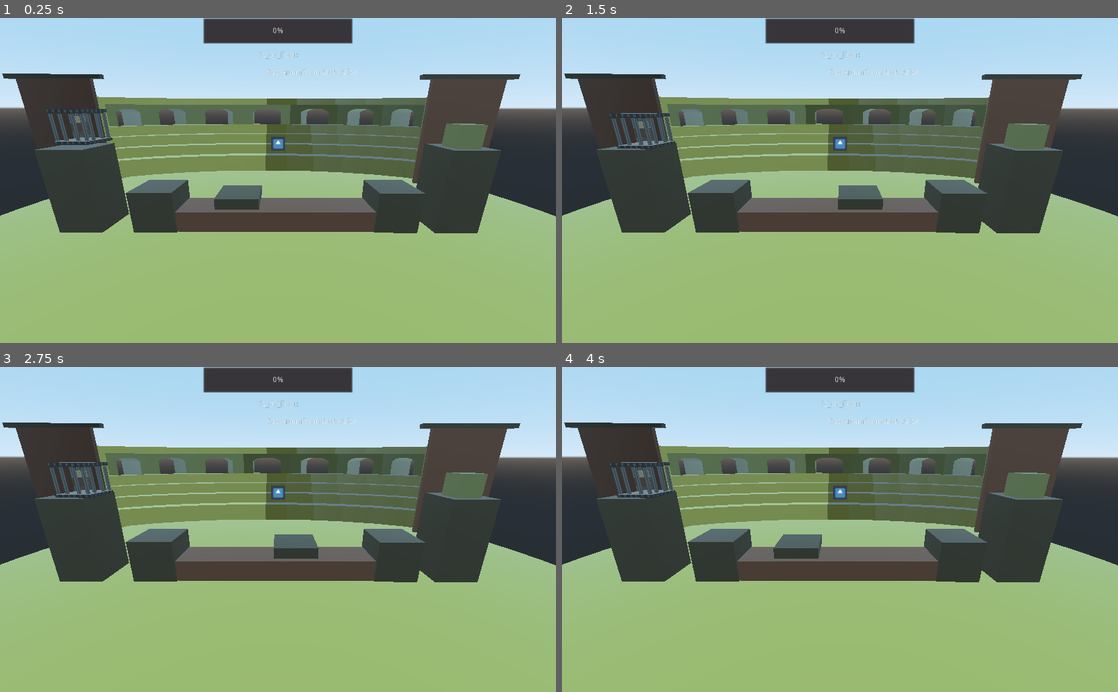
Above: before the commit, frames 1-4 (two rows, left to right).
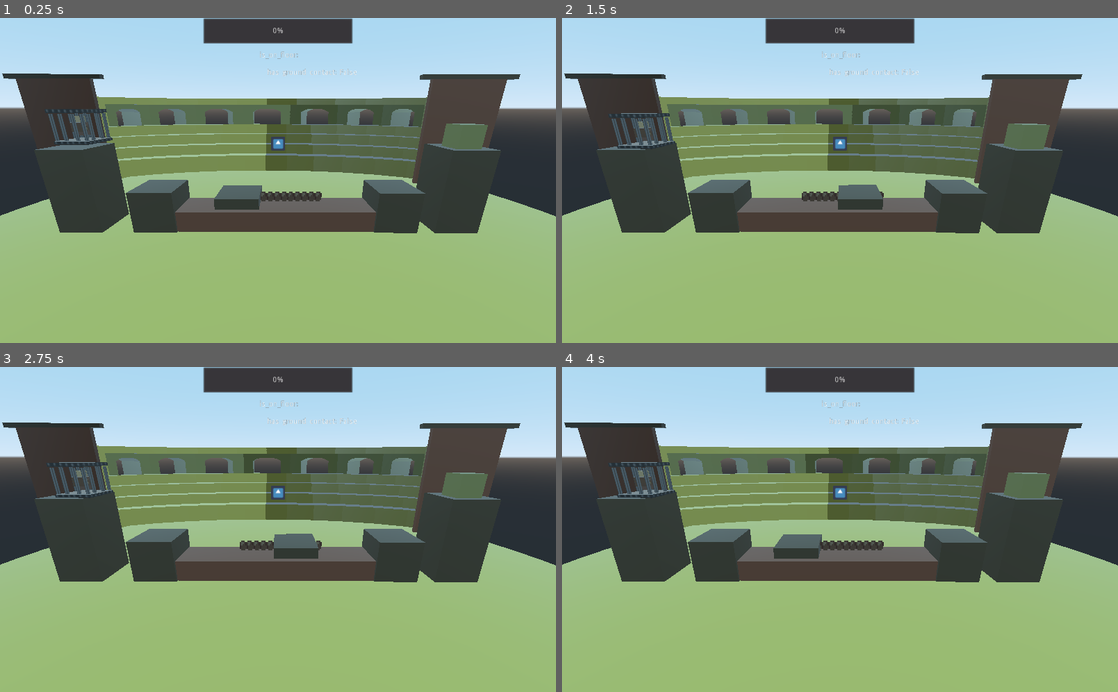
Above: after the commit, the same moments.

Repository: ostromann/CageRage
Game: Godot game, scene res://Level/Level3D.tscn
Two runs of this game, one before a commit and one after it. Both use one fixed random seed, a clock stepped at 60 frames per second and the inputs below. The engine's default icon, where the game draws it, is replaced by a stand-in: a white triangle on a blue panel in a dark square.
Inputs:
- Up to frame 1 (0.25 s): no input
- Up to frame 2 (1.5 s): hold Up (sword_up) 0.53-1.28 s; tap Space (jump) at 0.77 s; hold Down (sword_down) from 1.28 s (still down)
- Up to frame 3 (2.75 s): tap Space (jump) at 1.52 s; release Down (sword_down) at 2.03 s; hold Up (sword_up) from 2.03 s (still down)
- Up to frame 4 (4 s): tap Space (jump) at 3.02, 3.77 s; release Up (sword_up) at 3.53 s; hold Down (sword_down) from 3.53 s (still down)

The runs differ from the first frame. In frame 1, 0.3% of the frame differs, in the area x 38-58%, y 53-59%; in frame 2, 0.5%, in the area x 43-58%, y 24-57%; in frame 3, 0.2%; in frame 4, 0.3%.

Commit message:
Added rope to moving platform

Diff:
--- a/Level/LevelTemplate.tscn
+++ b/Level/LevelTemplate.tscn
@@ -1,10 +1,11 @@
-[gd_scene load_steps=11 format=2]
+[gd_scene load_steps=12 format=2]
 
 [ext_resource path="res://Assets/SFX/crowd_cheer_short.ogg" type="AudioStream" id=1]
 [ext_resource path="res://Assets/SFX/crowd_boo.wav" type="AudioStream" id=2]
 [ext_resource path="res://Assets/SFX/fanfare.ogg" type="AudioStream" id=3]
 [ext_resource path="res://Assets/SFX/crowd_laughter.wav" type="AudioStream" id=4]
 [ext_resource path="res://Assets/3D/Background/Backgroundcolosseum.glb" type="PackedScene" id=5]
+[ext_resource path="res://Level/Neutral/Rope.tscn" type="PackedScene" id=6]
 [ext_resource path="res://Level/Goal.tscn" type="PackedScene" id=10]
 [ext_resource path="res://Level/Level3D.gd" type="Script" id=11]
 [ext_resource path="res://Assets/3D/Background/Material.material" type="Material" id=12]
@@ -45,6 +46,8 @@
 
 [node name="Neutral" type="Node" parent="."]
 
+[node name="Rope" parent="Neutral" instance=ExtResource( 6 )]
+
 [node name="Checkpoints" type="Node" parent="."]
 
 [node name="Checkpoint" type="Position3D" parent="Checkpoints"]
--- a/Level/Neutral/MovingPlatform.tscn
+++ b/Level/Neutral/MovingPlatform.tscn
@@ -1,5 +1,6 @@
-[gd_scene load_steps=7 format=2]
+[gd_scene load_steps=8 format=2]
 
+[ext_resource path="res://Level/Neutral/Rope.tscn" type="PackedScene" id=1]
 [ext_resource path="res://Assets/3D/Background/Material_003.material" type="Material" id=2]
 
 [sub_resource type="CubeMesh" id=1]
@@ -50,6 +51,7 @@
 [node name="MovingPlatform" type="Spatial"]
 
 [node name="KinematicBody" type="KinematicBody" parent="."]
+transform = Transform( 0.999996, -0.00291095, 0.00055365, 0.00291103, 0.999996, -0.000151751, -0.000553205, 0.000153366, 1, 0, 0, 0 )
 collision_layer = 34
 collision_mask = 17
 
@@ -60,6 +62,7 @@
 shape = SubResource( 2 )
 
 [node name="Path" type="Path" parent="."]
+transform = Transform( 0.999996, -0.00291095, 0.00055365, 0.00291103, 0.999996, -0.000151751, -0.000553205, 0.000153366, 1, 0, 0, 0 )
 curve = SubResource( 3 )
 
 [node name="PathFollow" type="PathFollow" parent="Path"]
@@ -67,6 +70,9 @@
 [node name="RemoteTransform" type="RemoteTransform" parent="Path/PathFollow"]
 remote_path = NodePath("../../../KinematicBody")
 
+[node name="Rope" parent="Path" instance=ExtResource( 1 )]
+transform = Transform( -4.37114e-08, 0, 1, 0, 1, 0, -1, 0, -4.37114e-08, 4.191, 0, 0 )
+
 [node name="AnimationPlayer" type="AnimationPlayer" parent="."]
 autoplay = "move_platform"
 anims/RESET = SubResource( 4 )
--- /dev/null
+++ b/Level/Neutral/Rope.tscn
@@ -0,0 +1,17 @@
+[gd_scene load_steps=4 format=2]
+
+[ext_resource path="res://assets/2D sprites/Rope.png" type="Texture" id=1]
+
+[sub_resource type="PlaneMesh" id=1]
+
+[sub_resource type="SpatialMaterial" id=2]
+flags_transparent = true
+albedo_texture = ExtResource( 1 )
+uv1_scale = Vector3( 1, 4, 1 )
+
+[node name="Rope" type="Spatial"]
+
+[node name="MeshInstance" type="MeshInstance" parent="."]
+transform = Transform( 0.0130896, -0.999914, 0, 0.999914, 0.0130896, 0, 0, 0, 4, 0, 0, 0 )
+mesh = SubResource( 1 )
+material/0 = SubResource( 2 )
Binary file added: assets/2D sprites/Rope.png
Not shown, changed: assets/2D sprites/Rope.png.import
Not shown, changed: assets/3D/Background/Background.glb.import
Not shown, changed: assets/3D/Background/Background_flag.glb.import
Not shown, changed: assets/3D/Background/Backgroundcolosseum.glb.import
Not shown, changed: assets/3D/Background_flag.glb.import
Not shown, changed: assets/3D/Backgroundcolosseum.glb.import
Not shown, changed: assets/3D/Neutral/Pillar.glb.import
Not shown, changed: assets/3D/Neutral/block.glb.import
Not shown, changed: assets/3D/Neutral/block_top.glb.import
Not shown, changed: assets/3D/Prisoner/Prisoner.glb.import
Not shown, changed: assets/SFX/crowd_boo.wav.import
(and 5 more such lines)
